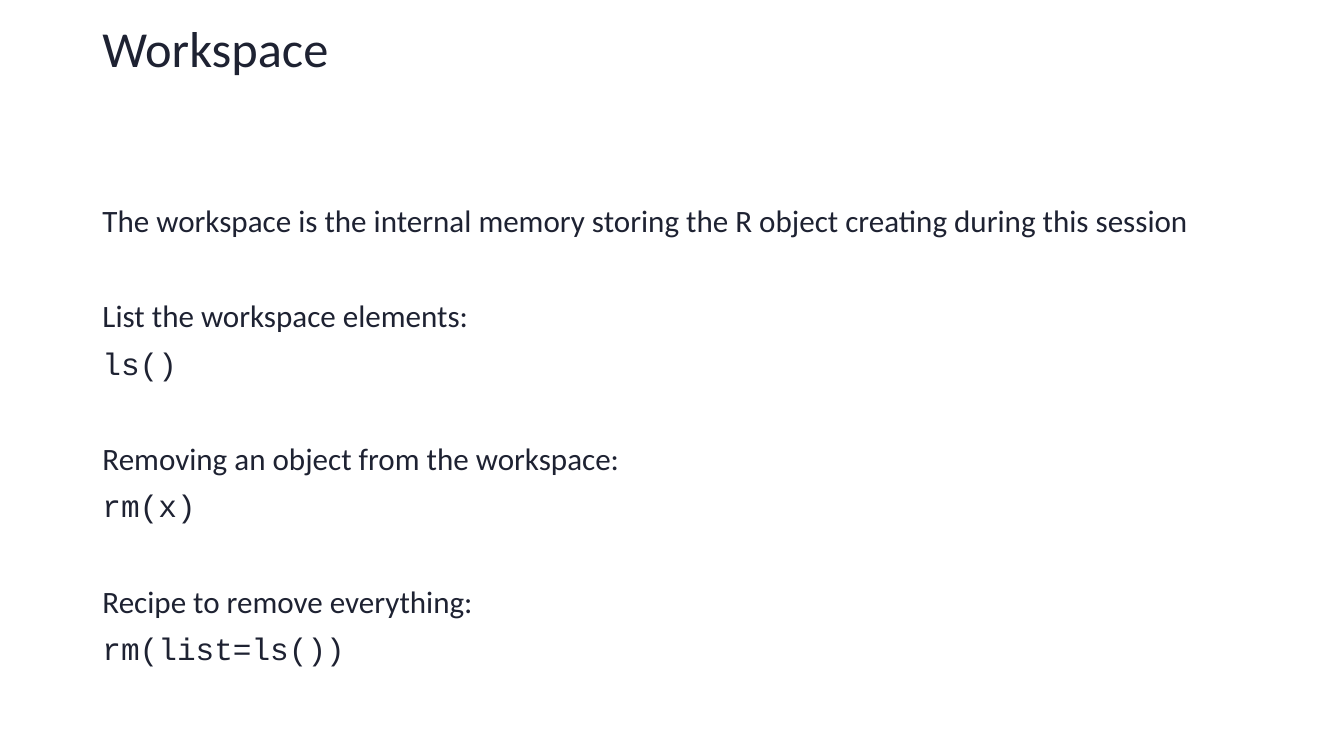
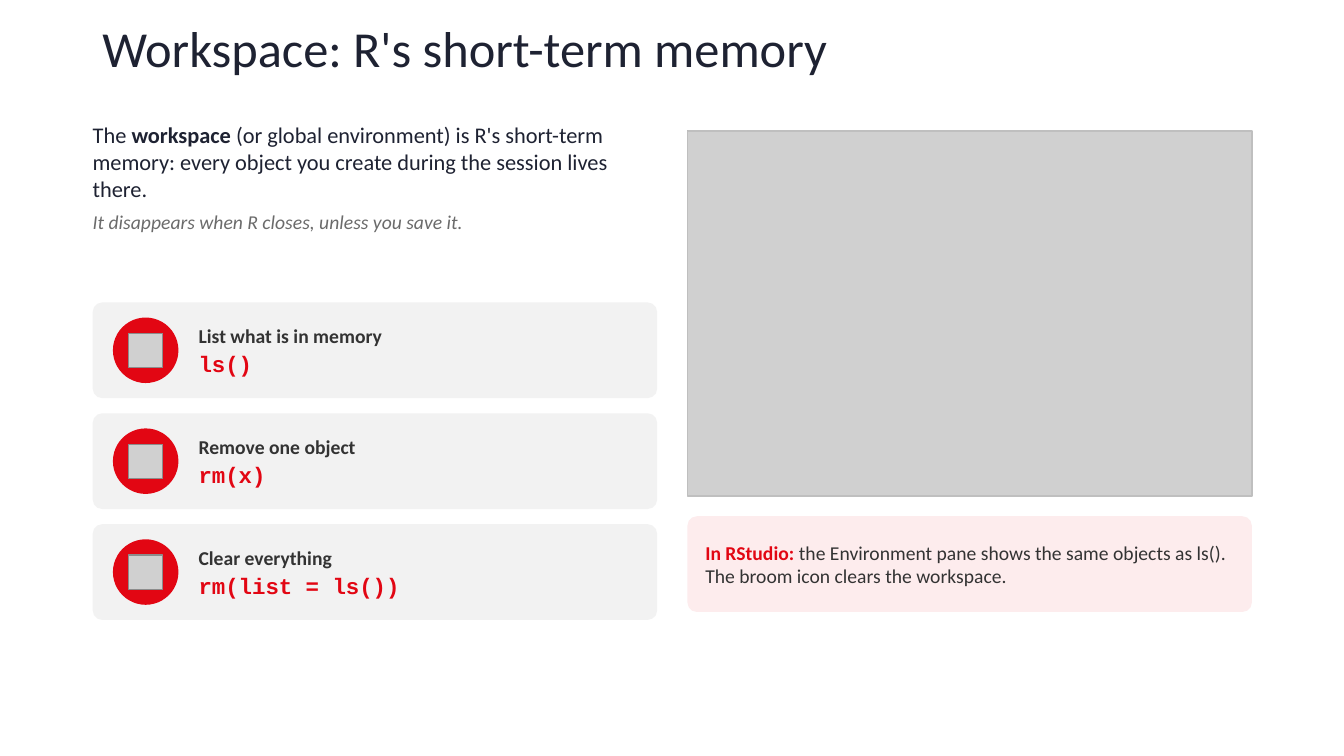
Before and after one commit to sib-swiss/first-steps-with-R-training, a slide deck: slide 33 of assets/pptx/First-steps-with-R_day1.pptx (slide 29 before the commit). Drawn at 1344x756 pixels with LibreOffice and Linux fonts; fonts in the diff are those of the drawing; grey boxes stand for pictures; background and template pictures are left out. Boxes give left, top, right and bottom in pixels: in the first picture for what was removed or moved away, otherwise in the second. Text is boxed around its words. In the diff, an @@ line names an element or a change of style, - is before the commit and + after.

```diff
--- a/assets/pptx/First-steps-with-R_day1.pptx
+++ b/assets/pptx/First-steps-with-R_day1.pptx
@@ title at (x1=102, y1=32, x2=827, y2=75): text changed @@
-Workspace
+Workspace: R's short-term memory
@@ text added at (x1=93, y1=127, x2=607, y2=232), 16 pt, text #1E2232 @@
+The workspace (or global environment) is R's short-term memory: every object you create during the session lives there.
+It disappears when R closes, unless you save it.
@@ picture added at (x1=688, y1=131, x2=1252, y2=496) @@
@@ rectangle added at (x1=688, y1=131, x2=1252, y2=496), outline #BFBFBF 1 pt @@
@@ text removed at (x1=102, y1=210, x2=1188, y2=667) @@
-The workspace is the internal memory storing the R object creating during this session
-List the workspace elements:
-ls()
-Removing an object from the workspace:
-rm(x)
-Recipe to remove everything:
-rm(list=ls())
@@ rounded rectangle added at (x1=93, y1=302, x2=657, y2=398), fill #F2F2F2 @@
@@ ellipse added at (x1=113, y1=318, x2=178, y2=383), fill #E20613 @@
@@ text added at (x1=199, y1=329, x2=382, y2=377), 14 pt, text #333333, bold @@
+List what is in memory
+ls()
@@ picture added at (x1=129, y1=334, x2=163, y2=368) @@
@@ rounded rectangle added at (x1=93, y1=413, x2=657, y2=509), fill #F2F2F2 @@
@@ ellipse added at (x1=113, y1=429, x2=178, y2=494), fill #E20613 @@
@@ picture added at (x1=129, y1=445, x2=163, y2=479) @@
@@ text added at (x1=199, y1=440, x2=356, y2=488), 14 pt, text #333333, bold @@
+Remove one object
+rm(x)
@@ rounded rectangle added at (x1=93, y1=524, x2=657, y2=620), fill #F2F2F2 @@
@@ ellipse added at (x1=113, y1=539, x2=178, y2=605), fill #E20613 @@
@@ rounded rectangle added at (x1=688, y1=516, x2=1252, y2=612), fill #FDECED, 14 pt, text #333333 @@
+In RStudio: the Environment pane shows the same objects as ls(). The broom icon clears the workspace.
@@ picture added at (x1=129, y1=556, x2=163, y2=590) @@
@@ text added at (x1=199, y1=551, x2=400, y2=599), 14 pt, text #333333, bold @@
+Clear everything
+rm(list = ls())
```
Also in this commit, not shown: 22 other slides changed, 13 slides added, 4 slides removed, 12 other files.
